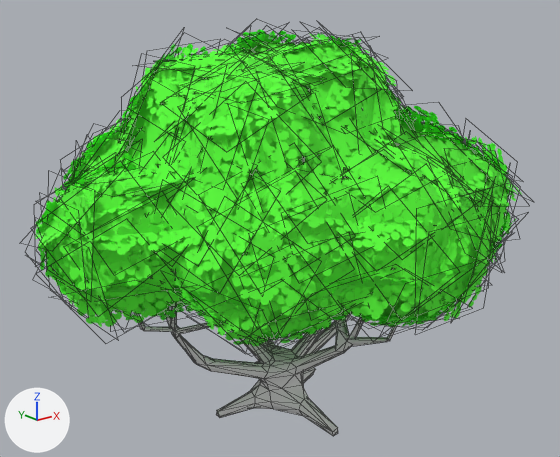
A saved change to the FBX model Assets/Models/Foliage/Tree C 1.fbx.
The view is the same before and after, from a 50 mm camera at (-6.37, -7.93, 5.84) aimed at (0.08, 0.12, 2.62). Arrows for +X, +Y and +Z are at lower left; the lights stay in place. Mesh edges are drawn as thin lines. Objects named as collision shapes, trigger or cutter boxes, shadow casters or lower levels of detail are left out. Where no turn or scale is listed for an object, it has been applied to the vertices.

Objects in the first picture: 'Tree C 1 LOD0'.
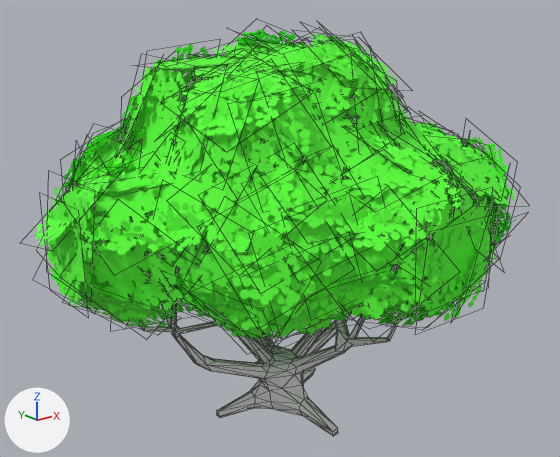
Where the change shows, as pixel boxes (x1, y1, x2, y2) in the pictures (560 x 457 px):
'Tree C 1 LOD0', reshaped: before (34, 30, 522, 436); after (34, 30, 517, 436)
part 1 of me_plane_007, rebuilt: before (119, 290, 181, 299); after (70, 289, 170, 328)
part 2 of me_plane_007, deleted (green): before (36, 30, 522, 346)
part 3 of me_plane_007, added (green): after (79, 221, 190, 320)

The change, as a diff of the scene's bpy script:
```diff
--- a/Assets/Models/Foliage/Tree C 1.fbx.py
+++ b/Assets/Models/Foliage/Tree C 1.fbx.py
@@ me_plane_007 @@
 # used by ob_tree_c_1_lod0; location = (0.0, 0.0, 0.0)
 # verts and faces of me_plane_007; kept vertices keep their numbers, new ones are numbered from 1701
-me_plane_007.from_pydata(...)  # 1701 vertices, 1316 faces; spans x -3.55..3.75, y -3.23..3.47, z -0.08..5.41
+me_plane_007.from_pydata(...)  # 1345 vertices, 1227 faces; spans x -3.44..3.75, y -3.2..3.47, z -0.08..5.41
+# me_plane_007 part 1: the loose piece of 4 vertices spanning x -3.0..-1.33, y -1.28..0.22, z 1.97..2.76 is rebuilt with 4 vertices and now spans x -3.31..-2.12, y -1.24..0.3, z 1.78..2.91
+# me_plane_007 part 2: 90 loose pieces with 360 vertices, spanning x -3.55..3.61, y -3.23..3.41, z 1.67..5.33, are deleted
+# me_plane_007 part 3
+verts[1701] = (-2.53, -0.74, 2.02)
+verts[1702] = (-2.06, -1.33, 2.95)
+verts[1703] = (-3.25, -0.14, 2.78)
+verts[1704] = (-2.77, -0.73, 3.7)
+faces += [(1701, 1702, 1704, 1703)]  # mat_leavespreview
 me_plane_007.materials.append(mat_trunk)
```
